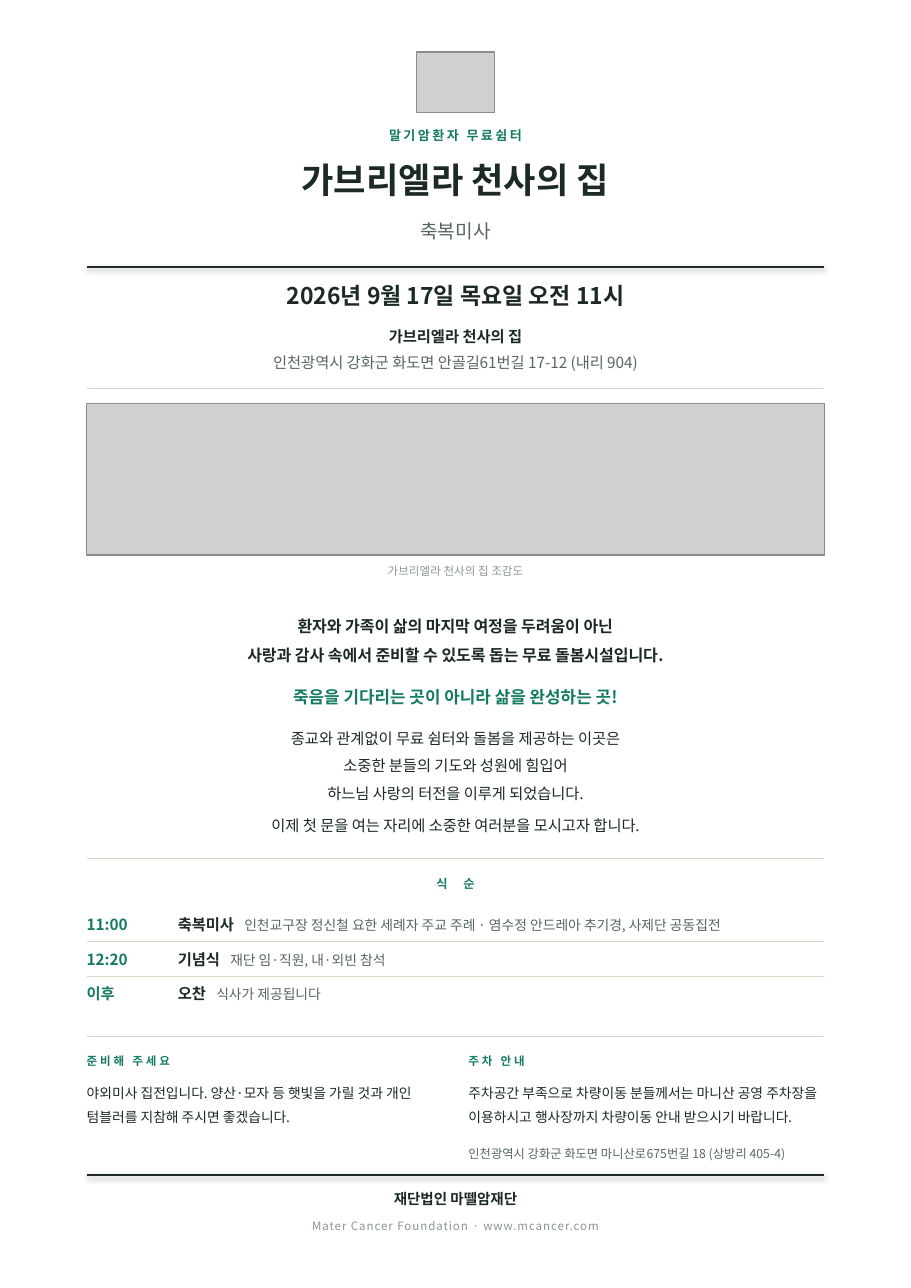
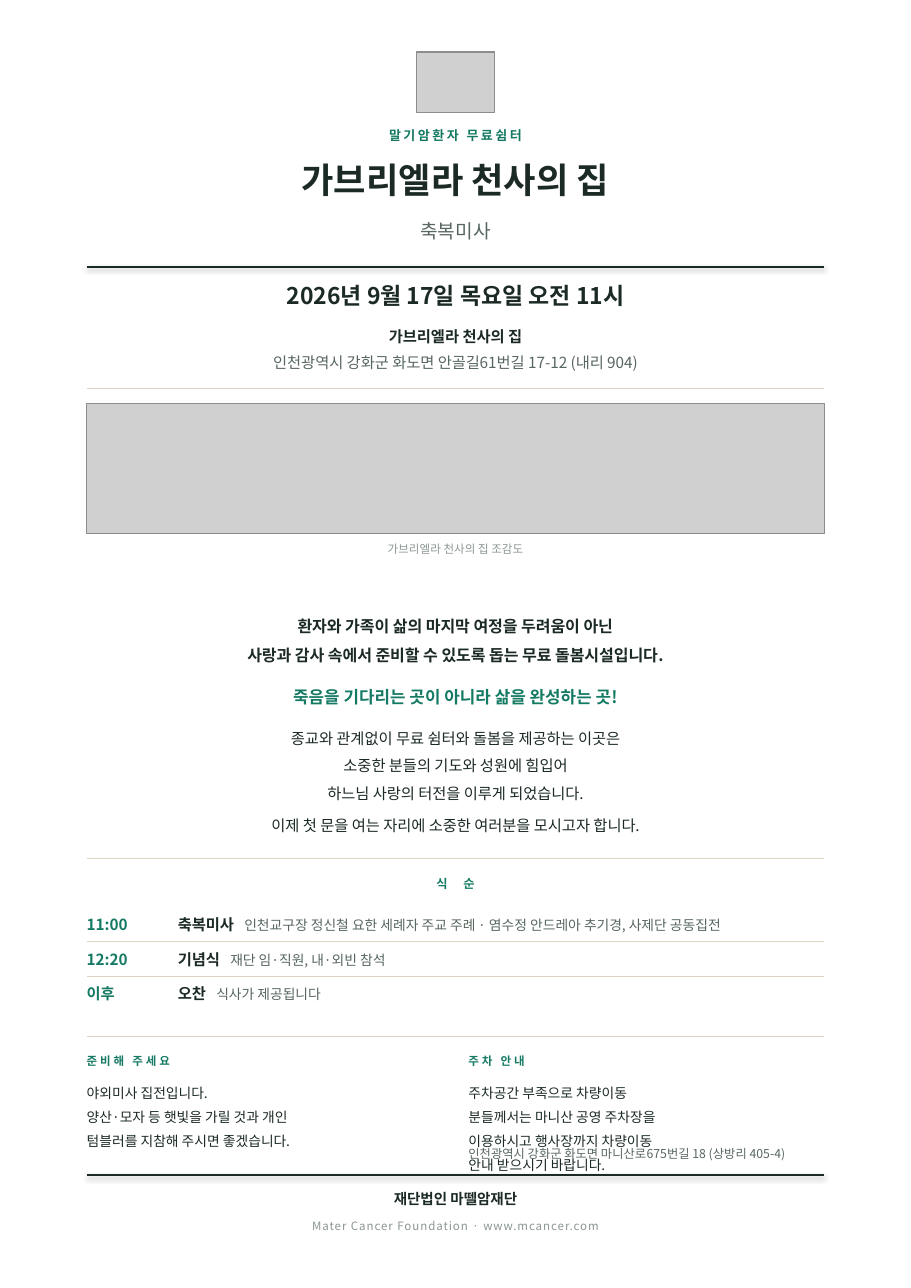
Before and after one commit to mcancermaria-hue/gabriella-invitation, a slide deck: slide 1 of print/가브리엘라_축복미사_초대장_A4.pptx. Drawn at 911x1288 pixels with LibreOffice and Linux fonts; fonts in the diff are those of the drawing; grey boxes stand for pictures. Boxes give left, top, right and bottom in pixels: in the first picture for what was removed or moved away, otherwise in the second. Text is boxed around its words. In the diff, an @@ line names an element or a change of style, - is before the commit and + after.

Commit message:
하단 안내 줄바꿈 정리 — 단어 중간 분리 방지
- 준비해 주세요: '개인' 다음 줄바꿈 → '텀블러'가 안 쪼개짐
- 주차 안내: 차량이동/분들께서는/이용하시고/안내 단위로 줄바꿈
- word-break:keep-all 추가 (혹시 모를 중간 분리 차단)
- 줄 증가분만큼 조감도 35→30mm 축소, 넘침 0.1mm·하단여백 12mm 유지
- PDF 2종·PPTX 재생성

```diff
--- a/print/가브리엘라_축복미사_초대장_A4.pptx
+++ b/print/가브리엘라_축복미사_초대장_A4.pptx
@@ picture: place and size @@
-picture at (87, 403, 824, 555)
+picture at (87, 403, 824, 533)
@@ text "가브리엘라 천사의 집 조감도": place and size @@
-text "가브리엘라 천사의 집 조감도" at (388, 565, 523, 576)
+text "가브리엘라 천사의 집 조감도" at (388, 543, 523, 554)
@@ text at (87, 1086, 290, 1147): text changed @@
-야외미사 집전입니다. 양산·모자 등 햇빛을 가릴 것과 개인 텀블러를 지참해 주시면 좋겠습니다.
+야외미사 집전입니다.
+양산·모자 등 햇빛을 가릴 것과 개인
+텀블러를 지참해 주시면 좋겠습니다.
@@ text at (468, 1086, 656, 1175): text changed @@
-주차공간 부족으로 차량이동 분들께서는 마니산 공영 주차장을 이용하시고 행사장까지 차량이동 안내 받으시기 바랍니다.
+주차공간 부족으로 차량이동
+분들께서는 마니산 공영 주차장을
+이용하시고 행사장까지 차량이동
+안내 받으시기 바랍니다.
```
Also in this commit, not shown: 8 other files.
